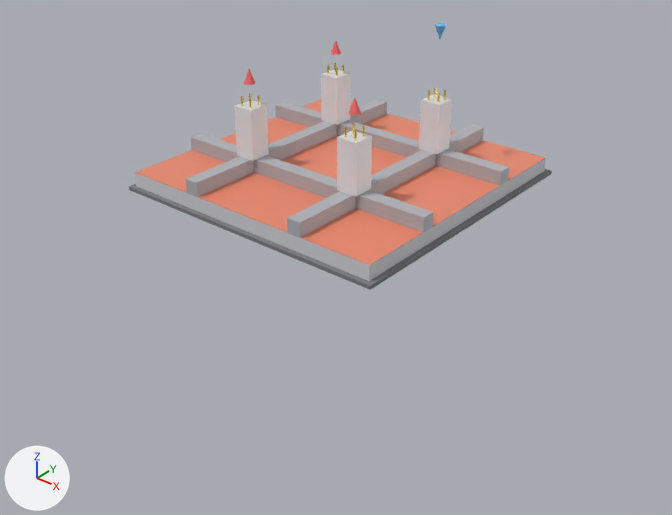
The Blender file FAE_Foundation_3D_Model.blend as it was, and as the next commit left it.
Both versions are drawn from a 50 mm camera at (14.95, -18.32, 10.48) aimed at (0.74, -1.24, -1.7). The lights are fixed; the arrows at lower left show +X, +Y and +Z. The first picture is the older version.

Names of what the first picture shows: 'Lean_Concrete_Blinding', 'Raft_Slab', 'RibBeam_X1', 'RibBeam_X2', 'RibBeam_Y1', 'RibBeam_Y2', 'Soil_Stress_Heatmap_Surface', 'StubColumn_Leg1', 'StubColumn_Leg2', 'StubColumn_Leg3', 'StubColumn_Leg4' and 4 more.
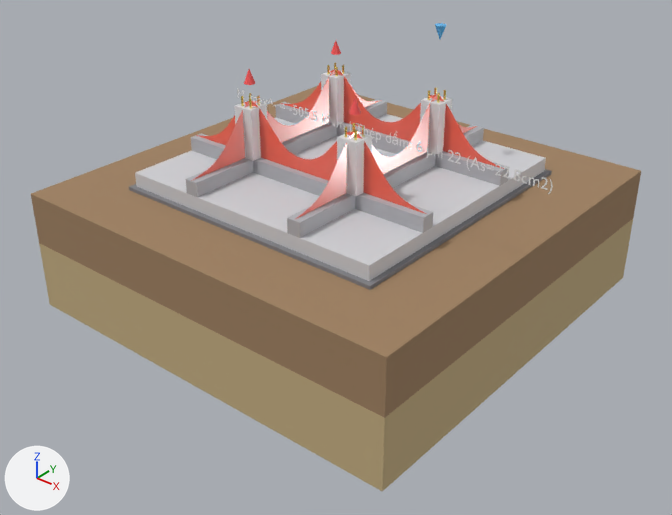
The change, as a diff of the scene's bpy script:
```diff
--- a/FAE_Foundation_3D_Model.blend.py
+++ b/FAE_Foundation_3D_Model.blend.py
@@ txt_text @@
+txt_text = bpy.data.curves.new('Text', 'FONT')
+txt_text.body = 'M_max^- = -505.5 kNm | Thép dầm: 6 phi 22 (As=22.8cm2)'
@@ ob_soil_stress_heatmap_surface @@
-ob_soil_stress_heatmap_surface = bpy.data.objects.new('Soil_Stress_Heatmap_Surface', me_grid)
@@ ob_text3d_moment_results @@
+ob_text3d_moment_results = bpy.data.objects.new('Text3D_Moment_Results', txt_text)
+ob_text3d_moment_results.location = (-2.25, -1.75, 2.3)
+ob_text3d_moment_results.rotation_euler = (1.571, 0.0, 0.0)  # degrees (90, 0, 0)
+ob_text3d_moment_results.scale = (0.38, 0.38, 0.38)
@@ ob_sap2000_3d_moment_curtain_y2 @@
+ob_sap2000_3d_moment_curtain_y2 = bpy.data.objects.new('SAP2000_3D_Moment_Curtain_Y2', me_sap2000_3d_moment_curtain_y2_mesh)  # 100 vertices, 49 faces; spans x 1.75, y -4.0..4.0, z 0.8..2.32; in mat_mat_sap2000_moment_curtain (red #f96c59)
+ob_sap2000_3d_moment_curtain_y2.location = (0.0, 0.0, 0.0)
@@ ob_sap2000_3d_moment_curtain_y1 @@
+ob_sap2000_3d_moment_curtain_y1 = bpy.data.objects.new('SAP2000_3D_Moment_Curtain_Y1', me_sap2000_3d_moment_curtain_y1_mesh)  # 100 vertices, 49 faces; spans x -1.75, y -4.0..4.0, z 0.8..2.32; in mat_mat_sap2000_moment_curtain (red #f96c59)
+ob_sap2000_3d_moment_curtain_y1.location = (0.0, 0.0, 0.0)
@@ ob_sap2000_3d_moment_curtain_x2 @@
+ob_sap2000_3d_moment_curtain_x2 = bpy.data.objects.new('SAP2000_3D_Moment_Curtain_X2', me_sap2000_3d_moment_curtain_x2_mesh)  # 100 vertices, 49 faces; spans x -4.0..4.0, y 1.75, z 0.8..2.32; in mat_mat_sap2000_moment_curtain (red #f96c59)
+ob_sap2000_3d_moment_curtain_x2.location = (0.0, 0.0, 0.0)
@@ ob_sap2000_3d_moment_curtain_x1 @@
+ob_sap2000_3d_moment_curtain_x1 = bpy.data.objects.new('SAP2000_3D_Moment_Curtain_X1', me_sap2000_3d_moment_curtain_x1_mesh)  # 100 vertices, 49 faces; spans x -4.0..4.0, y -1.75, z 0.8..2.32; in mat_mat_sap2000_moment_curtain (red #f96c59)
+ob_sap2000_3d_moment_curtain_x1.location = (0.0, 0.0, 0.0)
@@ ob_soil_stratum_layer2_sand @@
+ob_soil_stratum_layer2_sand = bpy.data.objects.new('Soil_Stratum_Layer2_Sand', me_cube_001_1)  # a box spanning x -6.0..6.0, y -6.0..6.0, z -1.0..1.0; in mat_mat_soil_layer2 (beige #c4ad81)
+ob_soil_stratum_layer2_sand.location = (0.0, 0.0, -2.6)
@@ ob_soil_stratum_layer1_clay @@
+ob_soil_stratum_layer1_clay = bpy.data.objects.new('Soil_Stratum_Layer1_Clay', me_cube_1)  # a box spanning x -6.0..6.0, y -6.0..6.0, z -0.75..0.75; in mat_mat_soil_layer1 (brown #a08161)
+ob_soil_stratum_layer1_clay.location = (0.0, 0.0, -0.85)
```

Changed parts and their boxes (x1, y1, x2, y2) in the pictures (672 x 515 px):
'Soil_Stratum_Layer1_Clay', added (brown)
    after: (31, 86, 641, 418)
'Soil_Stratum_Layer2_Sand', added (beige)
    after: (39, 219, 633, 491)
'Soil_Stress_Heatmap_Surface', deleted
    before: (135, 100, 546, 265)
'SAP2000_3D_Moment_Curtain_X1', added
    after: (196, 101, 426, 214)
'SAP2000_3D_Moment_Curtain_X2', added
    after: (281, 70, 504, 169)
'SAP2000_3D_Moment_Curtain_Y1', added
    after: (193, 70, 381, 180)
'SAP2000_3D_Moment_Curtain_Y2', added
    after: (294, 96, 477, 220)
'Text3D_Moment_Results', added
    after: (237, 88, 553, 194)
'Raft_Slab', unchanged, uncovered by the edit
    before: (135, 158, 546, 281)
    after: (135, 114, 546, 281)
